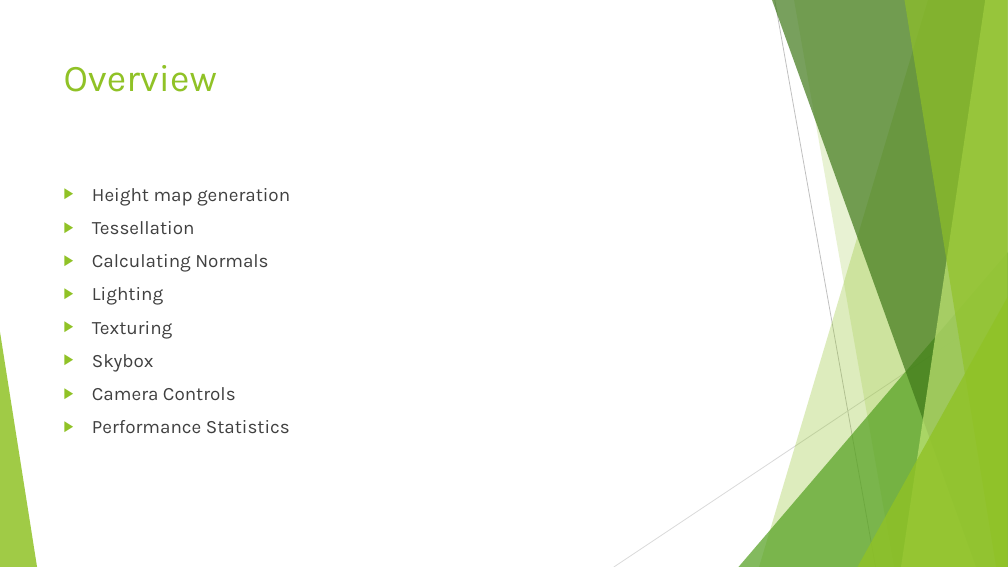
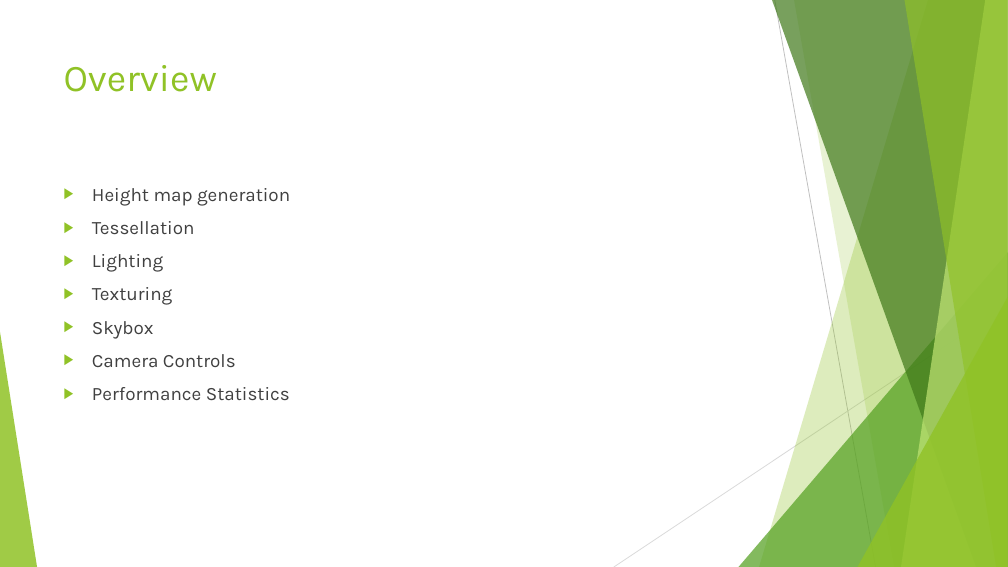
Before and after one commit to KarteekKumarM/MountainTerrain, a slide deck: slide 3 of docs/Presentation.pptx. Drawn at 1008x567 pixels with LibreOffice and Linux fonts; fonts in the diff are those of the drawing. Boxes give left, top, right and bottom in pixels: in the first picture for what was removed or moved away, otherwise in the second. Text is boxed around its words. In the diff, an @@ line names an element or a change of style, - is before the commit and + after.

```diff
--- a/docs/Presentation.pptx
+++ b/docs/Presentation.pptx
@@ text at <box>92,254,268,272</box>: paragraph removed @@
-▶ Calculating Normals
```
Also in this commit, not shown: 8 other slides changed, 21 slides added, 5 slides removed, 9 other files.
